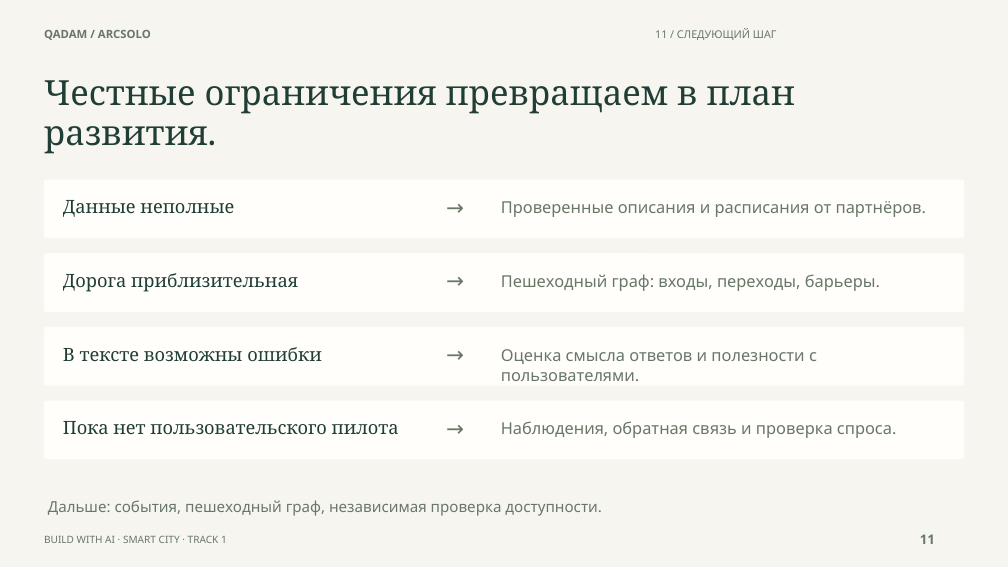
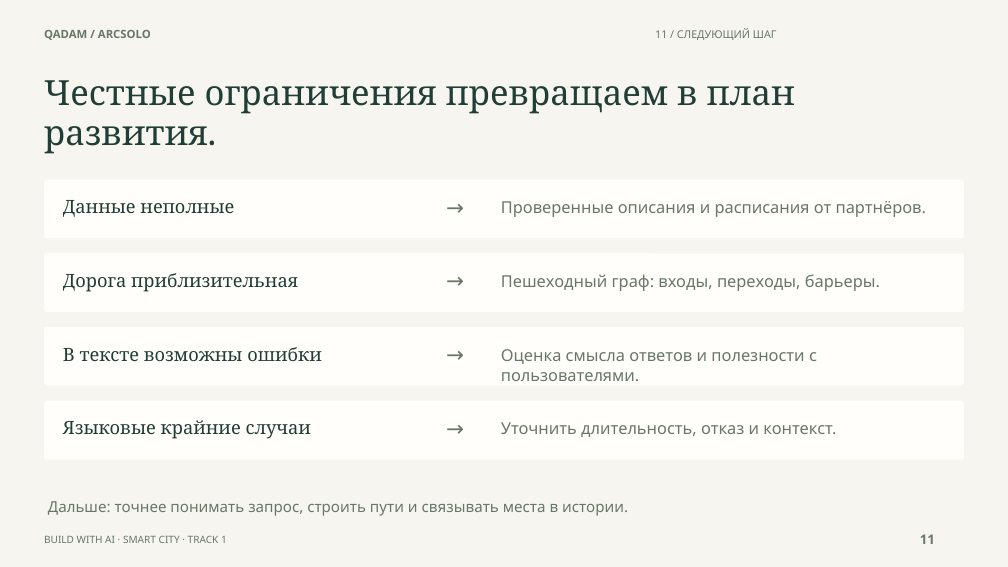
Before and after one commit to Csadow/qadam-astana, a slide deck: slide 11 of presentation/Qadam_ArcSolo_pitch_RU.pptx. Drawn at 1008x567 pixels with LibreOffice and Linux fonts; fonts in the diff are those of the drawing. Boxes give left, top, right and bottom in pixels: in the first picture for what was removed or moved away, otherwise in the second. Text is boxed around its words. In the diff, an @@ line names an element or a change of style, - is before the commit and + after.

```diff
--- a/presentation/Qadam_ArcSolo_pitch_RU.pptx
+++ b/presentation/Qadam_ArcSolo_pitch_RU.pptx
@@ text at [63,420,311,439]: text changed @@
-Пока нет пользовательского пилота
+Языковые крайние случаи
@@ text at [501,422,836,437]: text changed @@
-Наблюдения, обратная связь и проверка спроса.
+Уточнить длительность, отказ и контекст.
@@ text at [48,501,628,516]: text changed @@
-Дальше: события, пешеходный граф, независимая проверка доступности.
+Дальше: точнее понимать запрос, строить пути и связывать места в истории.
```
Also in this commit, not shown: 1 other slide changed, 15 other files.
